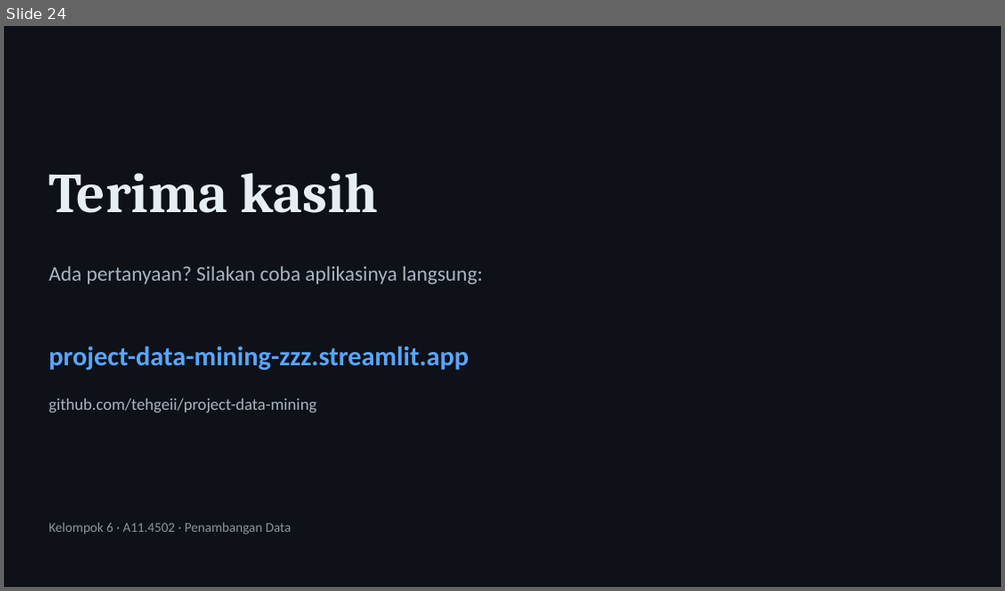
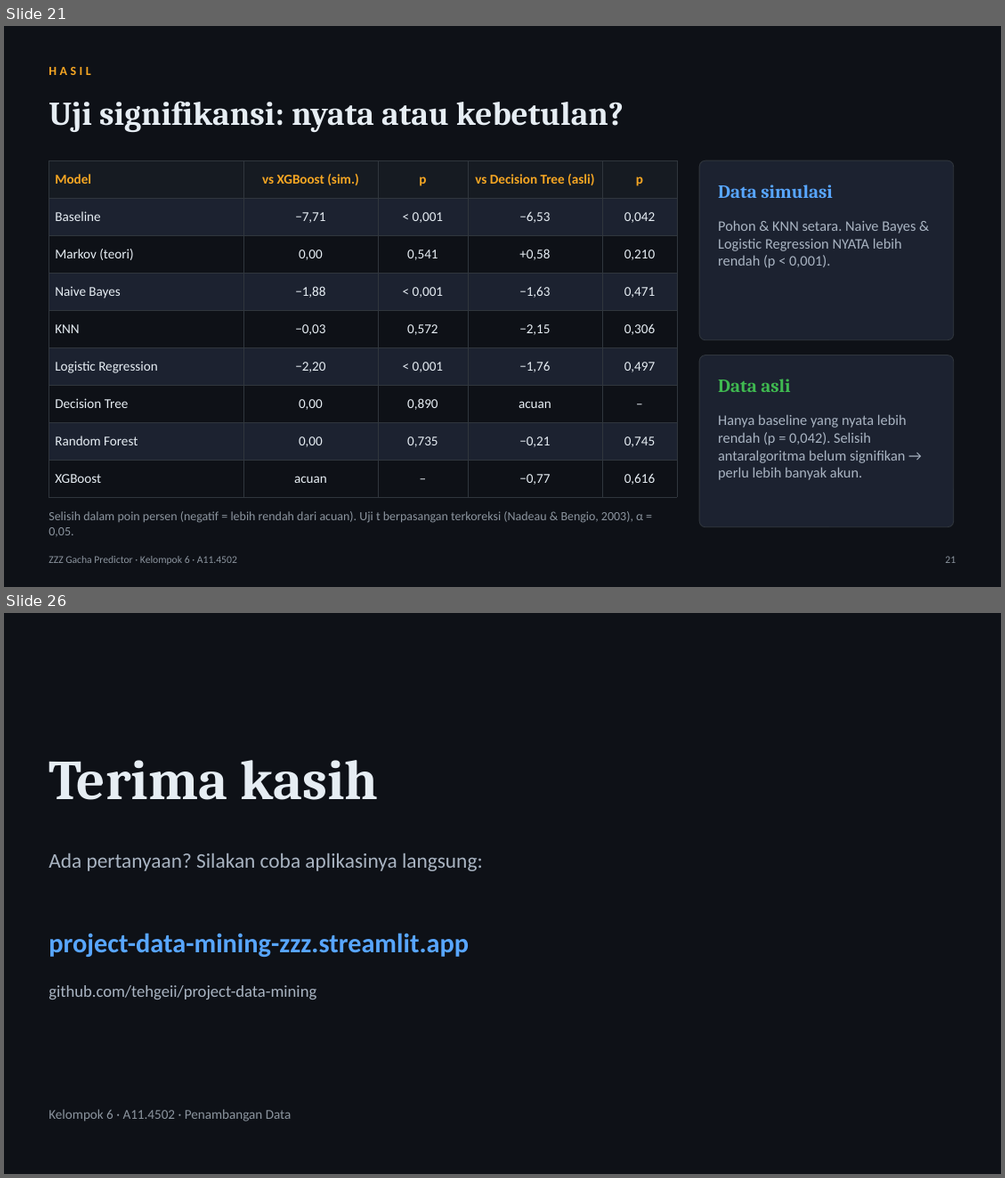
Before and after one commit to tehgeii/project-data-mining, a slide deck: docs/tugas/UAS_Slide_Kelompok6_A11.4502.pptx. Shown one above the other, each under a label of ours: slide 24 before the commit, slides 21 and 26 after it; the slides between them are not shown. The pictures are 1005x591 and 1005x1178 pixels, drawn with LibreOffice and Linux fonts; fonts in the diff are those of the drawing. Boxes give left, top, right and bottom in pixels: in the first picture for what was removed or moved away, otherwise in the second. Text is boxed around its words. In the diff, an @@ line names an element or a change of style, - is before the commit and + after.

Commit message:
Tambah grid search, uji signifikansi, dan tab pola soft pity
- Hyperparameter keenam algoritma dipilih dengan GridSearchCV (GroupKFold
  4-fold) pada 100 akun simulasi tambahan yang tidak dipakai untuk evaluasi.
  Pada eksperimen data asli, grid search diulang di dalam setiap fold
  (nested cross-validation).
- Uji t berpasangan terkoreksi (Nadeau & Bengio, 2003) terhadap model
  berakurasi tertinggi, termasuk penanda bila beberapa model seri.
- Halaman Perbandingan Algoritma: tab "Pola soft pity", tabel uji
  signifikansi, hyperparameter hasil grid search, dan pengaruh grid search
  pada data asli.
- Proposal, laporan, dan slide kini membaca tabel serta angka hasil langsung
  dari models/report.json (rep.js); subbab teori baru 2.7, Bab IV disusun
  ulang (hasil grid search dan uji signifikansi), grafik dan tangkapan layar
  dibuat ulang.
- LAPORAN.md, README, dan tanya jawab di PANDUAN_PENGUMPULAN disesuaikan.

```diff
--- a/docs/tugas/UAS_Slide_Kelompok6_A11.4502.pptx
+++ b/docs/tugas/UAS_Slide_Kelompok6_A11.4502.pptx
@@ slide 21 added at (4, 26, 1001, 587), background #0E1117 @@
@@ text added at (48, 67, 90, 75), 12 pt, text #F5A623, bold @@
+HASIL
@@ text added at (48, 101, 623, 132), 32 pt, text #E6EDF3, bold @@
+Uji signifikansi: nyata atau kebetulan?
@@ table added at (48, 160, 677, 488), 9 rows, 5 columns @@
+Model | vs XGBoost (sim.) | p | vs Decision Tree (asli) | p
+Baseline | −7,71 | < 0,001 | −6,53 | 0,042
+Markov (teori) | 0,00 | 0,541 | +0,58 | 0,210
+Naive Bayes | −1,88 | < 0,001 | −1,63 | 0,471
+KNN | −0,03 | 0,572 | −2,15 | 0,306
+Logistic Regression | −2,20 | < 0,001 | −1,76 | 0,497
+Decision Tree | 0,00 | 0,890 | acuan | –
+Random Forest | 0,00 | 0,735 | −0,21 | 0,745
+XGBoost | acuan | – | −0,77 | 0,616
@@ rounded rectangle added at (699, 160, 954, 340), fill #1C2230, outline #30363D 0.75 pt @@
@@ text added at (718, 184, 833, 198), 18 pt, text #58A6FF, bold @@
+Data simulasi
@@ text added at (718, 220, 915, 268), 14 pt, text #A9B4C2 @@
+Pohon & KNN setara. Naive Bayes & Logistic Regression NYATA lebih rendah (p < 0,001).
@@ rounded rectangle added at (699, 355, 954, 527), fill #1C2230, outline #30363D 0.75 pt @@
@@ text added at (718, 378, 790, 392), 18 pt, text #3FB950, bold @@
+Data asli
@@ text added at (718, 414, 906, 480), 14 pt, text #A9B4C2 @@
+Hanya baseline yang nyata lebih rendah (p = 0,042). Selisih antaralgoritma belum signifikan → perlu lebih banyak akun.
@@ text added at (48, 511, 643, 537), 12 pt, text #8B949E @@
+Selisih dalam poin persen (negatif = lebih rendah dari acuan). Uji t berpasangan terkoreksi (Nadeau & Bengio, 2003), α = 0,05.
@@ text added at (48, 556, 237, 564), 10 pt, text #8B949E @@
+ZZZ Gacha Predictor · Kelompok 6 · A11.4502
@@ text added at (945, 556, 955, 563), 10 pt, text #8B949E @@
+21
@@ what was slide 24 is now slide 26 @@
```
Also in this commit, not shown: 9 slides changed, 1 other slide added, 25 other files.
